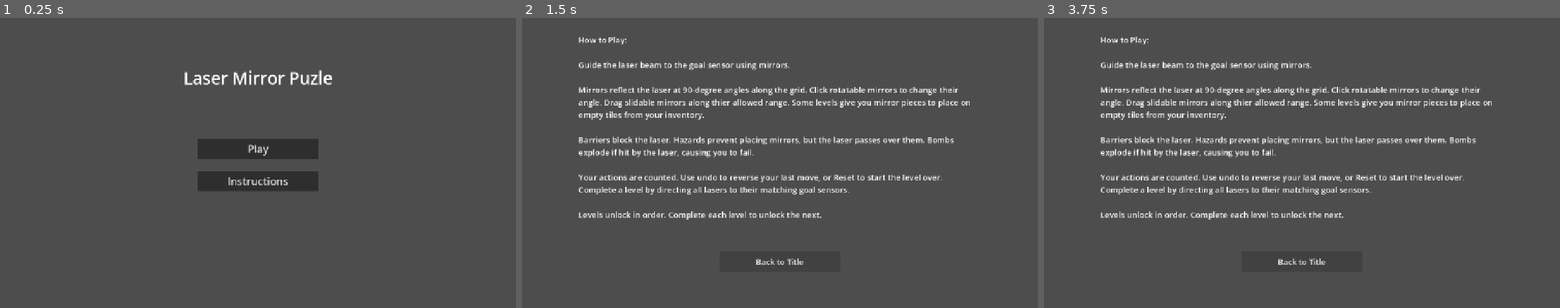
Above: before the commit, frames 1-3 (left to right).
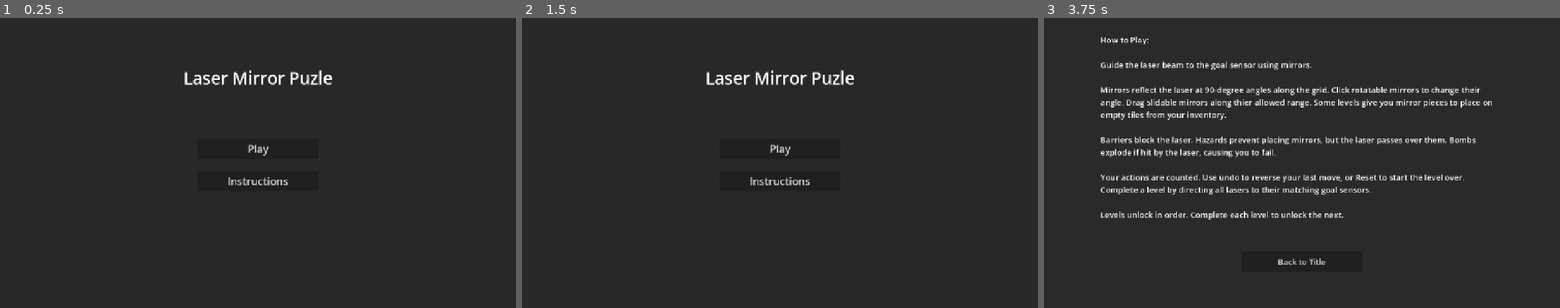
Above: after the commit, the same moments.

Repository: Tortiz-CSUF/laser-mirror-puzzle
Game: Godot game, scene res://Scenes/title_screen.tscn
Two runs of this game, one before a commit and one after it. Both use one fixed random seed, a clock stepped at 60 frames per second and the inputs below.
Inputs (mouse positions are in pixels of both pictures, inside the frame that each line leads up to):
- Up to frame 1 (0.25 s): no input
- Up to frame 2 (1.5 s): click "Instructions" at 0.5 s; click "Back to Title" at 1.25 s
- Up to frame 3 (3.75 s): click (1302, 148) at 2 s, where only the run after the commit has a clickable "Play"; click (1302, 148) at 2.75 s, where only the run after the commit has a clickable "Play"; click "Back to Title" (after the commit: "Instructions") at 3.5 s

The runs differ from the first frame. In frame 1, 96% of the frame differs, in the area x 0-100%, y 0-100%; in frame 2, 100%; in frame 3, 96%.

Commit message:
laser-mirror-puzzle-Interim_3

Diff:
--- a/Scenes/instructions.tscn
+++ b/Scenes/instructions.tscn
@@ -1,4 +1,6 @@
 [gd_scene format=3 uid="uid://cifdkrxevklfa"]
+
+[ext_resource type="Script" uid="uid://8ilrhbn2vnru" path="res://Scripts/instructions.gd" id="1_8p7yn"]
 
 [node name="Instructions" type="Control" unique_id=1290669937]
 layout_mode = 3
@@ -7,6 +9,16 @@
 anchor_bottom = 1.0
 grow_horizontal = 2
 grow_vertical = 2
+script = ExtResource("1_8p7yn")
+
+[node name="Background" type="ColorRect" parent="." unique_id=1858035229]
+layout_mode = 1
+anchors_preset = 15
+anchor_right = 1.0
+anchor_bottom = 1.0
+grow_horizontal = 2
+grow_vertical = 2
+color = Color(0, 0, 0, 0.4509804)
 
 [node name="InstructionsLabel" type="Label" parent="." unique_id=328181929]
 layout_mode = 0
@@ -28,7 +40,7 @@
 Levels unlock in order. Complete each level to unlock the next."
 autowrap_mode = 2
 
-[node name="InstructionsButton" type="Button" parent="." unique_id=2091710684]
+[node name="BackButton" type="Button" parent="." unique_id=2091710684]
 layout_mode = 0
 offset_left = 490.0
 offset_top = 580.0
--- a/Scenes/title_screen.tscn
+++ b/Scenes/title_screen.tscn
@@ -10,6 +10,15 @@
 grow_horizontal = 2
 grow_vertical = 2
 script = ExtResource("1_klylv")
+
+[node name="Background" type="ColorRect" parent="." unique_id=1018740222]
+layout_mode = 1
+anchors_preset = 15
+anchor_right = 1.0
+anchor_bottom = 1.0
+grow_horizontal = 2
+grow_vertical = 2
+color = Color(0, 0, 0, 0.47058824)
 
 [node name="TitleLabel" type="Label" parent="." unique_id=1073073627]
 layout_mode = 0
--- /dev/null
+++ b/Scripts/instructions.gd
@@ -0,0 +1,10 @@
+extends Control
+
+
+
+func _ready() -> void:
+	$BackButton.pressed.connect(_on_back)
+
+
+func _on_back():
+	get_tree().change_scene_to_file("res://Scenes/title_screen.tscn")
Not shown, added: Scripts/instructions.gd.uid
